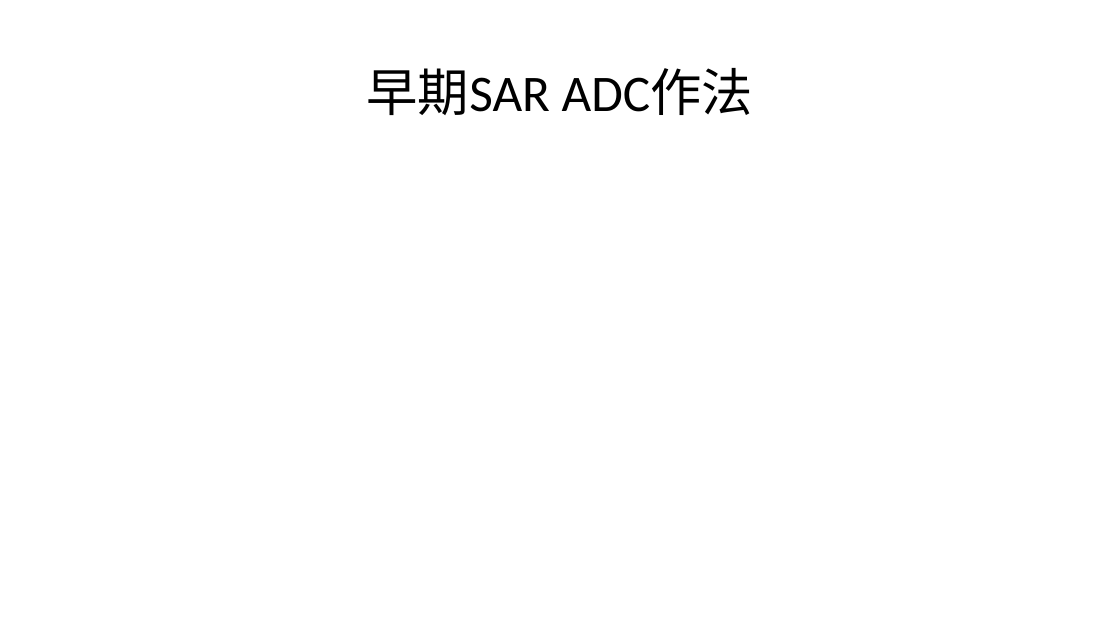
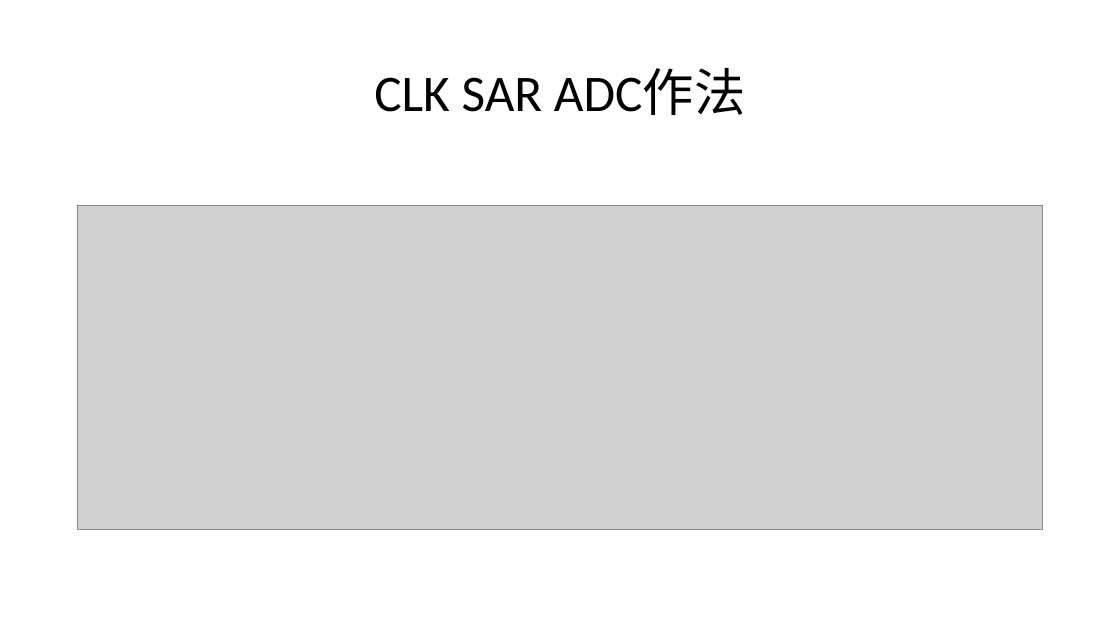
Before and after one commit to a0910281835/Summrary_PDF, a slide deck: slide 19 of Project_Summary_pdf/Project_Summary.pptx (slide 16 before the commit). Drawn at 1120x630 pixels with LibreOffice and Linux fonts; fonts in the diff are those of the drawing; grey boxes stand for pictures. Boxes give left, top, right and bottom in pixels: in the first picture for what was removed or moved away, otherwise in the second. Text is boxed around its words. In the diff, an @@ line names an element or a change of style, - is before the commit and + after.

```diff
--- a/Project_Summary_pdf/Project_Summary.pptx
+++ b/Project_Summary_pdf/Project_Summary.pptx
@@ title at (374, 68, 746, 115): text changed @@
-早期SAR ADC作法
+CLK SAR ADC作法
@@ picture added at (77, 205, 1044, 530) @@
```
Also in this commit, not shown: 3 other slides changed, 6 slides added, 1 other file.
